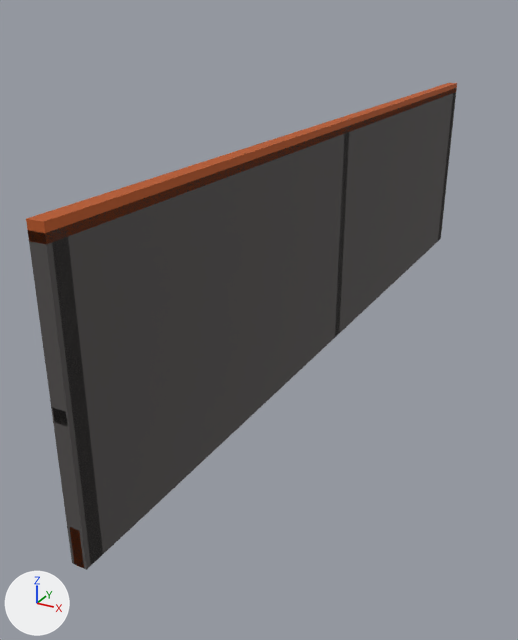
Two versions of the glTF model games/unreal2_mods/U2Avalon/Models/glb/B_k_rail.glb, one commit apart.
Both versions are drawn from a 50 mm camera at (1.35, -3.28, 1.63) aimed at (-0.26, -0.34, 0.16). Lighting does not change. The marker at lower left points along +X, +Y and +Z. The older version comes first. Where no turn or scale is listed for an object, it has been applied to the vertices.
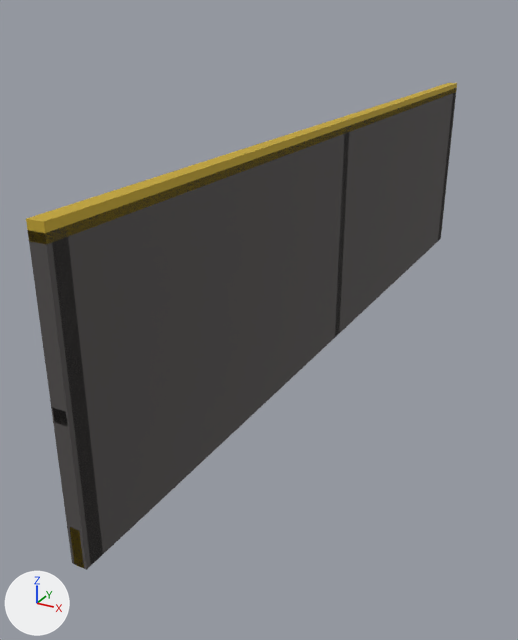
Pixel boxes (x1, y1, x2, y2) of what changed, in the pictures (518 x 640 px):
'Cube.003', recoloured
    both: (26, 83, 457, 245)
'Cube.005', recoloured
    both: (70, 527, 84, 568)

Edits to the bpy script that builds the scene:
```text
Add mat_hazard:
    mat_hazard = principled_material('hazard')
    mat_hazard.base_color = (0.55, 0.38, 0.03)  # yellow #c4a630
    mat_hazard.roughness = 0.85
Change me_cube_003:
    where me_cube_003.from_pydata(...)  # 8 vertices, 12 faces; spans x -0.03..0.03, y -2.0..2.0, z -0.03..0.03
    remove me_cube_003.materials.append(mat_orange)  # orange #b85721
    add me_cube_003.materials.append(mat_hazard)  # yellow #c4a630
Change me_cube_005:
    where me_cube_005.from_pydata(...)  # 8 vertices, 12 faces; spans x -0.02..0.02, y -2.0..2.0, z -0.08..0.08
    remove me_cube_005.materials.append(mat_orange)  # orange #b85721
    add me_cube_005.materials.append(mat_hazard)  # yellow #c4a630
```
